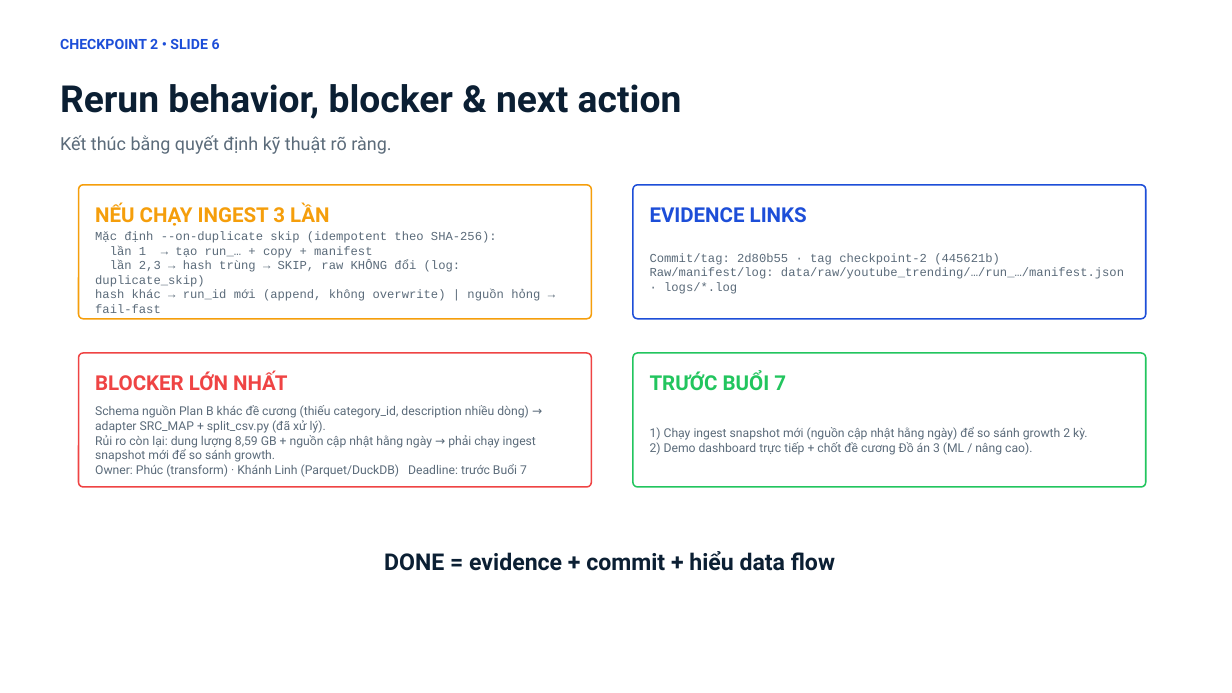
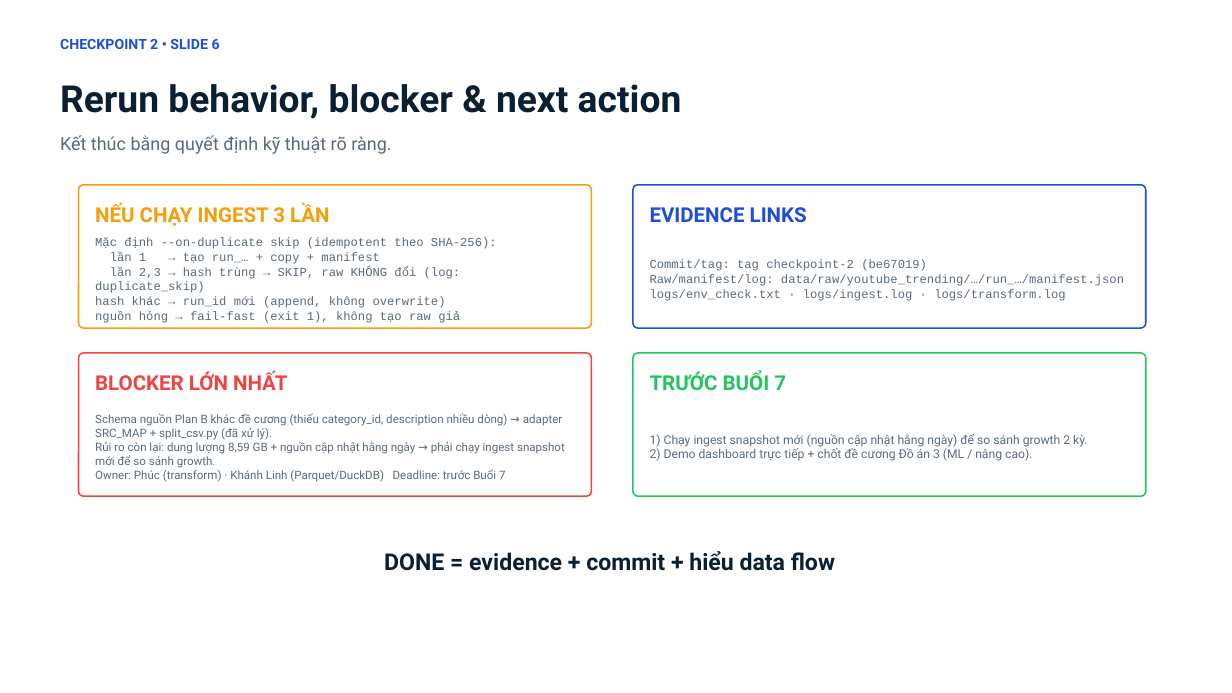
Before and after one commit to kichirou244/bigdata-project, a slide deck: slide 6 of docs/Checkpoint2_Report_YouTube_Trending.pptx. Drawn at 1232x693 pixels with LibreOffice and Linux fonts; fonts in the diff are those of the drawing. Boxes give left, top, right and bottom in pixels: in the first picture for what was removed or moved away, otherwise in the second. Text is boxed around its words. In the diff, an @@ line names an element or a change of style, - is before the commit and + after.

Commit message:
fix(checkpoint-2): do layout bao cao bang metrics font that + tu validate khong tran
- src/build_checkpoint_report.py:
  - do chieu cao/so dong bang metrics that cua font (Pillow doc TTF Calibri/Consolas)
    -> wrap giong het PowerPoint, tu thu nho cu chung khi vuot khung
  - fill theo 'khung' (card) cua template: tieu de + than; kiem tra tran bang + kiem tra chong
  - noi khoi 'PROVENANCE'/'BLOCKER' + 'SCALE' de du chua nho
  - tham chieu TAG (khong phu thuoc HEAD) -> sinh lai bao cao cho ket qua giong het nhau
  - validate() tra exit code != 0 neu con tran/chong/thieu noi dung
- src/build_checkpoint_brief.py:
  - dieu 4 dong EXIT TICKET ngay tai cho (thay duong '____' cua mau) thay vi them muc rieng
  - them bang doi chieu rubric -> evidence + validate
- docs/*.pptx|docx: sinh lai theo layout moi

Khong sua 1 byte nao cua raw CSV 8,59 GB.

```diff
--- a/docs/Checkpoint2_Report_YouTube_Trending.pptx
+++ b/docs/Checkpoint2_Report_YouTube_Trending.pptx
@@ rounded rectangle resized from (x1=79, y1=185, x2=592, y2=319) to (x1=79, y1=185, x2=592, y2=328) @@
@@ rounded rectangle resized from (x1=633, y1=185, x2=1146, y2=319) to (x1=633, y1=185, x2=1146, y2=328) @@
@@ text at (x1=650, y1=260, x2=1124, y2=301): text changed @@
-Commit/tag: 2d80b55 · tag checkpoint-2 (445621b)
-Raw/manifest/log: data/raw/youtube_trending/…/run_…/manifest.json · logs/*.log
+Commit/tag: tag checkpoint-2 (be67019)
+Raw/manifest/log: data/raw/youtube_trending/…/run_…/manifest.json
+logs/env_check.txt · logs/ingest.log · logs/transform.log
@@ text at (x1=95, y1=296, x2=460, y2=323): text changed @@
-hash khác → run_id mới (append, không overwrite) | nguồn hỏng → fail-fast
+hash khác → run_id mới (append, không overwrite)
+nguồn hỏng → fail-fast (exit 1), không tạo raw giả
@@ rounded rectangle resized from (x1=79, y1=353, x2=592, y2=487) to (x1=79, y1=353, x2=592, y2=496) @@
@@ rounded rectangle resized from (x1=633, y1=353, x2=1146, y2=487) to (x1=633, y1=353, x2=1146, y2=496) @@
@@ text "Schema nguồn Plan B khác ..." at (x1=95, y1=413, x2=565, y2=482): size 9.5 to 9 pt @@
@@ text "1) Chạy ingest snapshot mới ..." moved from (x1=650, y1=427, x2=1087, y2=455) to (x1=650, y1=434, x2=1087, y2=461) @@
```
Also in this commit, not shown: 5 other slides changed, 4 other files.
